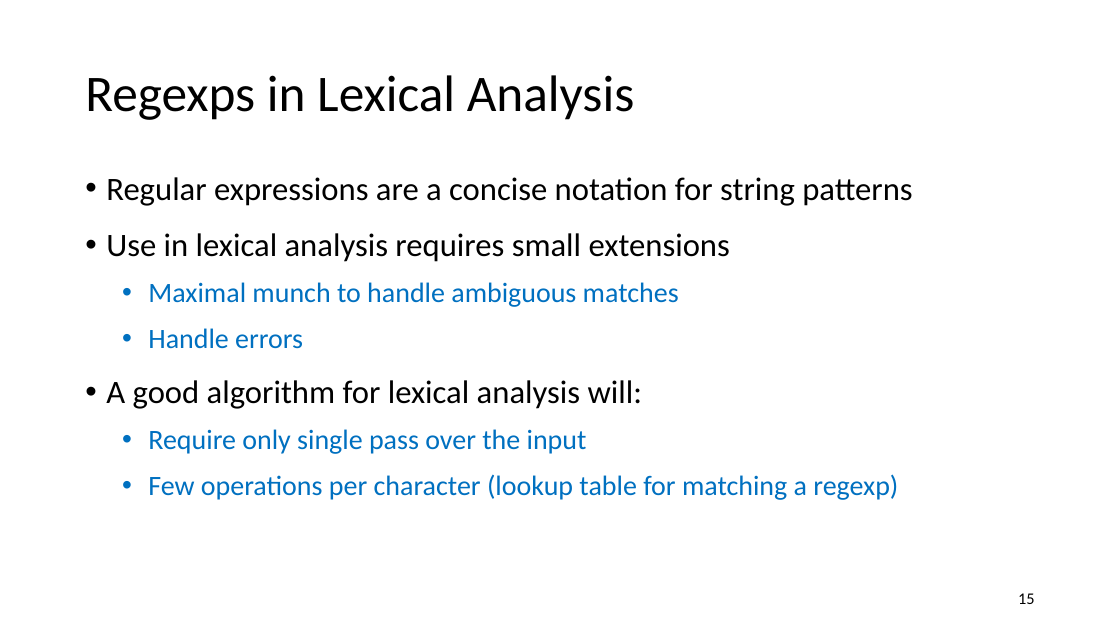
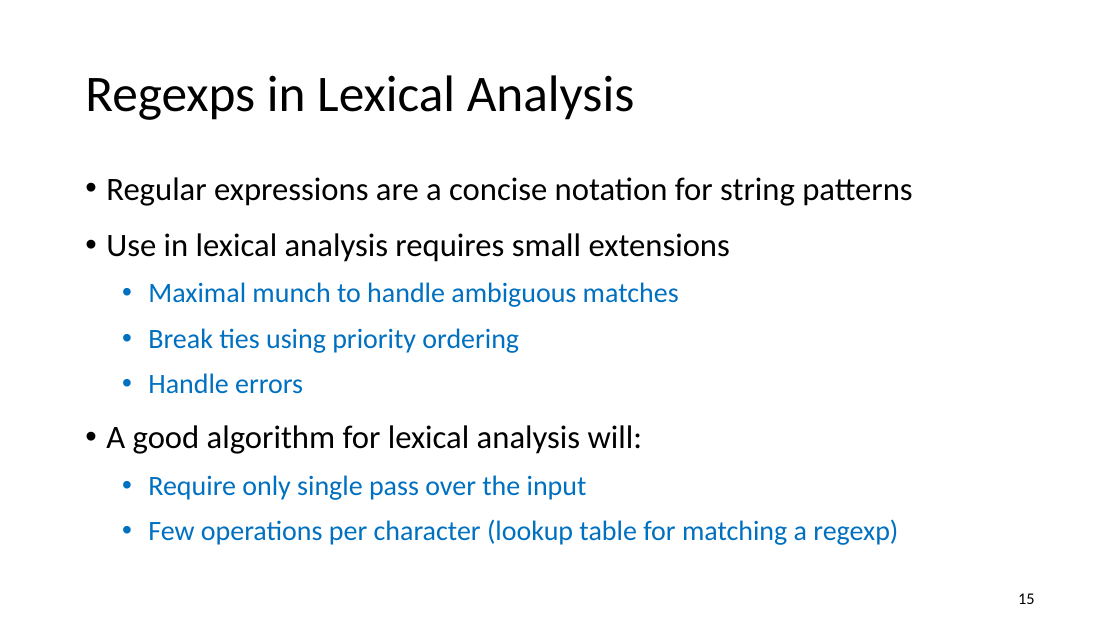
Before and after one commit to anoopsarkar/compilers-class, a slide deck: slide 15 of assets/ppt/lex/lex2-regular-expressions.pptx. Drawn at 1120x630 pixels with LibreOffice and Linux fonts; fonts in the diff are those of the drawing. Boxes give left, top, right and bottom in pixels: in the first picture for what was removed or moved away, otherwise in the second. Text is boxed around its words. In the diff, an @@ line names an element or a change of style, - is before the commit and + after.

Commit message:
updated lex2 slides

```diff
--- a/assets/ppt/lex/lex2-regular-expressions.pptx
+++ b/assets/ppt/lex/lex2-regular-expressions.pptx
@@ text at box(148, 328, 519, 353): paragraph added @@
+  • Break ties using priority ordering
```
Also in this commit, not shown: 1 other slide changed, 1 other file.
